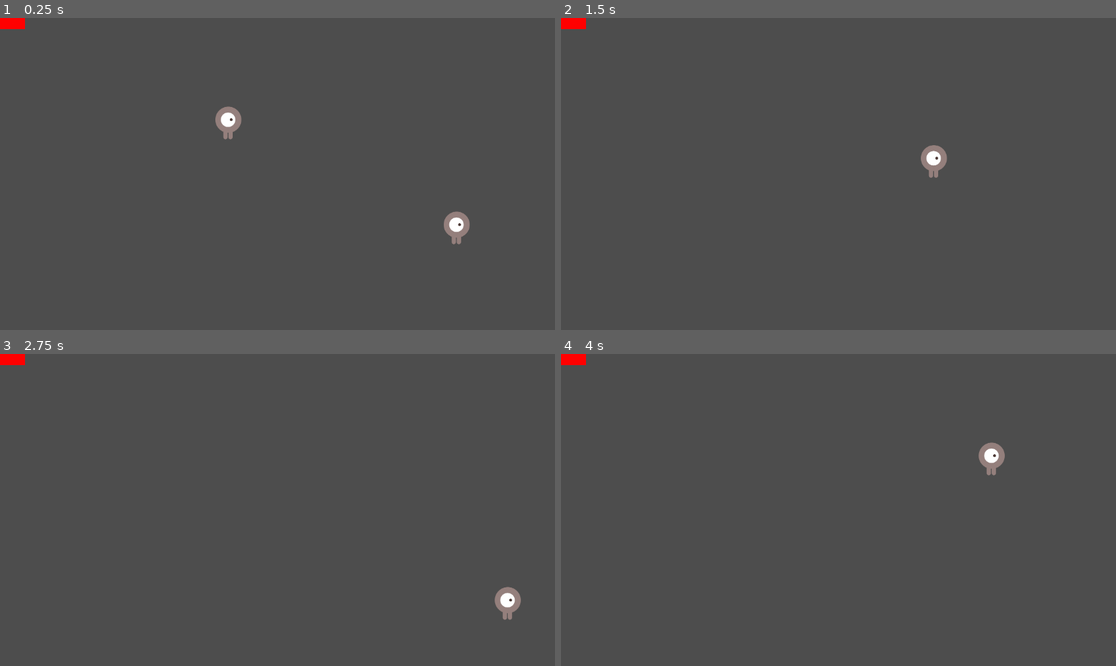
Above: before the commit, frames 1-4 (two rows, left to right).
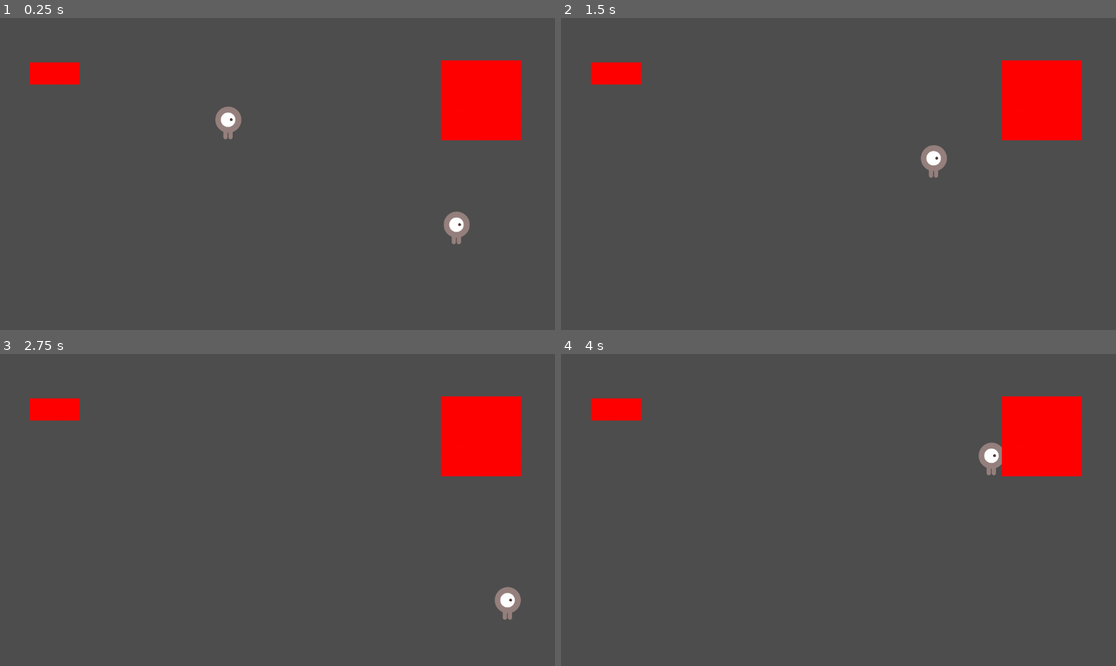
Above: after the commit, the same moments.

Repository: MakingGamesFinalProject/GameProject
Game: Godot game, scene res://scenes/Main.tscn
The game is run twice, just before and just after one commit, with the same random seed, the same clock (stepped at 60 frames per second) and the same inputs.
Inputs:
- Up to frame 1 (0.25 s): no input
- Up to frame 2 (1.5 s): tap Enter at 0.5 s; hold D (move_right_p1) 0.53-1.28 s; hold Down (move_down_p2) 0.53-1.28 s; hold S (move_down_p1) from 1.28 s (still down); tap Left (move_left_p2) at 1.35 s
- Up to frame 3 (2.75 s): release S (move_down_p1) at 2.03 s; hold D (move_right_p1) from 2.03 s (still down); hold Right (move_right_p2) from 2.03 s (still down)
- Up to frame 4 (4 s): release D (move_right_p1) at 2.78 s; release Right (move_right_p2) at 2.78 s; hold W (move_up_p1) 2.78-3.53 s; tap Up (move_up_p2) at 2.85 s; hold A (move_left_p1) from 3.53 s (still down); hold Down (move_down_p2) from 3.53 s (still down)

The runs differ from the first frame. In frame 1, 4.5% of the frame differs, in the area x 0-94%, y 0-40%; in frame 2, 4.5%; in frame 3, 4.5%; in frame 4, 4.5%.

Commit message:
Added HouseBuilding in Main scene

Diff:
--- a/scenes/Main.tscn
+++ b/scenes/Main.tscn
@@ -1,7 +1,8 @@
-[gd_scene load_steps=3 format=3 uid="uid://6bqm6gqeokqt"]
+[gd_scene load_steps=4 format=3 uid="uid://6bqm6gqeokqt"]
 
 [ext_resource type="PackedScene" uid="uid://tyfin60df35t" path="res://scenes/player.tscn" id="1_nqjp5"]
 [ext_resource type="PackedScene" uid="uid://carfvmdbple6g" path="res://scenes/underground_water_filter.tscn" id="2_8x4tj"]
+[ext_resource type="PackedScene" uid="uid://bx6p5ofvdqay5" path="res://scenes/house_building.tscn" id="3_b411m"]
 
 [node name="Main" type="Node"]
 
@@ -12,3 +13,8 @@
 is_player_with_keyboard = false
 
 [node name="UndergroundWaterFilter" parent="." instance=ExtResource("2_8x4tj")]
+position = Vector2(114, 115)
+
+[node name="HouseBuilding" parent="." instance=ExtResource("3_b411m")]
+position = Vector2(998, 171)
+scale = Vector2(5.1725, 5.20022)
--- /dev/null
+++ b/scenes/house_building.tscn
@@ -0,0 +1,27 @@
+[gd_scene load_steps=5 format=3 uid="uid://bx6p5ofvdqay5"]
+
+[ext_resource type="Texture2D" uid="uid://dnahnanxbf0xe" path="res://art/place_holde.png" id="1_qa4yy"]
+[ext_resource type="Script" path="res://scripts/house_building.gd" id="1_ufnyc"]
+
+[sub_resource type="RectangleShape2D" id="RectangleShape2D_q36ge"]
+size = Vector2(32, 32)
+
+[sub_resource type="CircleShape2D" id="CircleShape2D_fpd53"]
+radius = 24.0208
+
+[node name="HouseBuilding" type="CharacterBody2D"]
+script = ExtResource("1_ufnyc")
+
+[node name="Sprite2D" type="Sprite2D" parent="."]
+texture = ExtResource("1_qa4yy")
+
+[node name="CollisionShape2D" type="CollisionShape2D" parent="."]
+shape = SubResource("RectangleShape2D_q36ge")
+
+[node name="PlayerDetector" type="Area2D" parent="."]
+
+[node name="CollisionShape2D" type="CollisionShape2D" parent="PlayerDetector"]
+shape = SubResource("CircleShape2D_fpd53")
+
+[connection signal="body_entered" from="PlayerDetector" to="." method="_on_player_detector_body_entered"]
+[connection signal="body_exited" from="PlayerDetector" to="." method="_on_player_detector_body_exited"]
--- /dev/null
+++ b/scripts/house_building.gd
@@ -0,0 +1,11 @@
+extends CharacterBody2D
+
+var players_counter_on_area = 0;
+
+func _on_player_detector_body_entered(body):
+	print("body entered")
+	++players_counter_on_area;
+
+func _on_player_detector_body_exited(body):
+	if players_counter_on_area > 0:
+		--players_counter_on_area;
